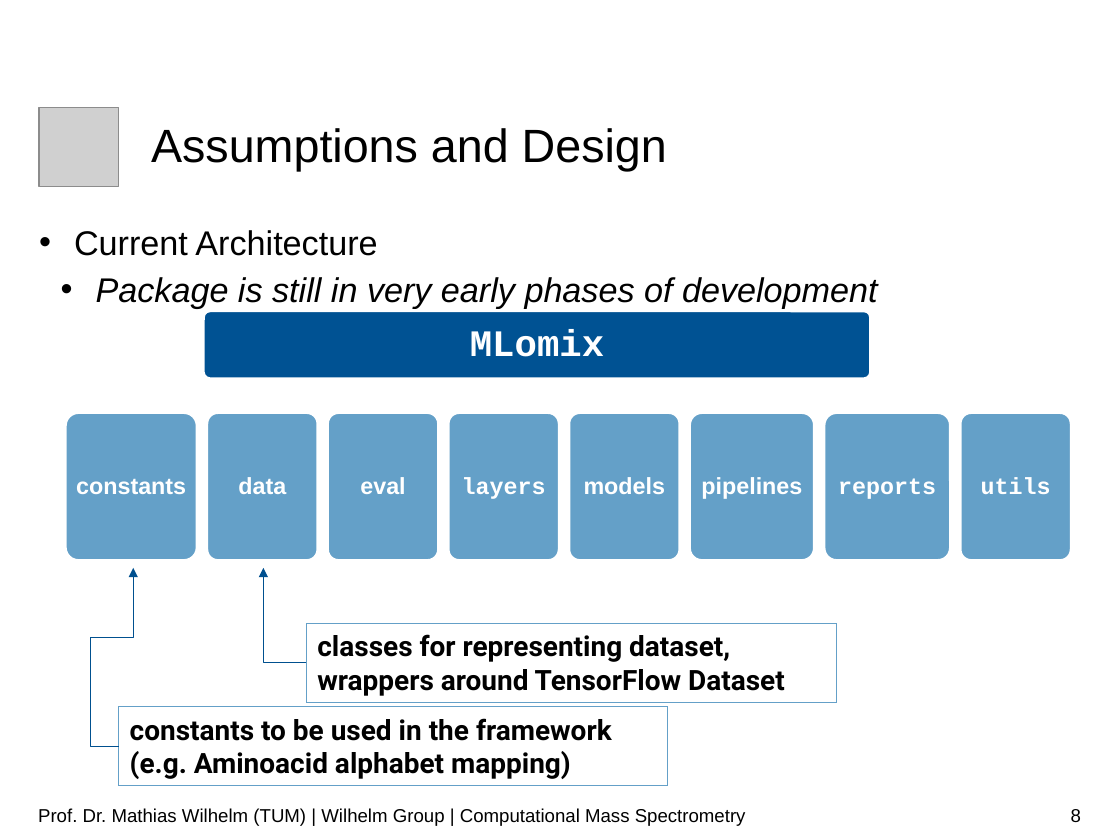
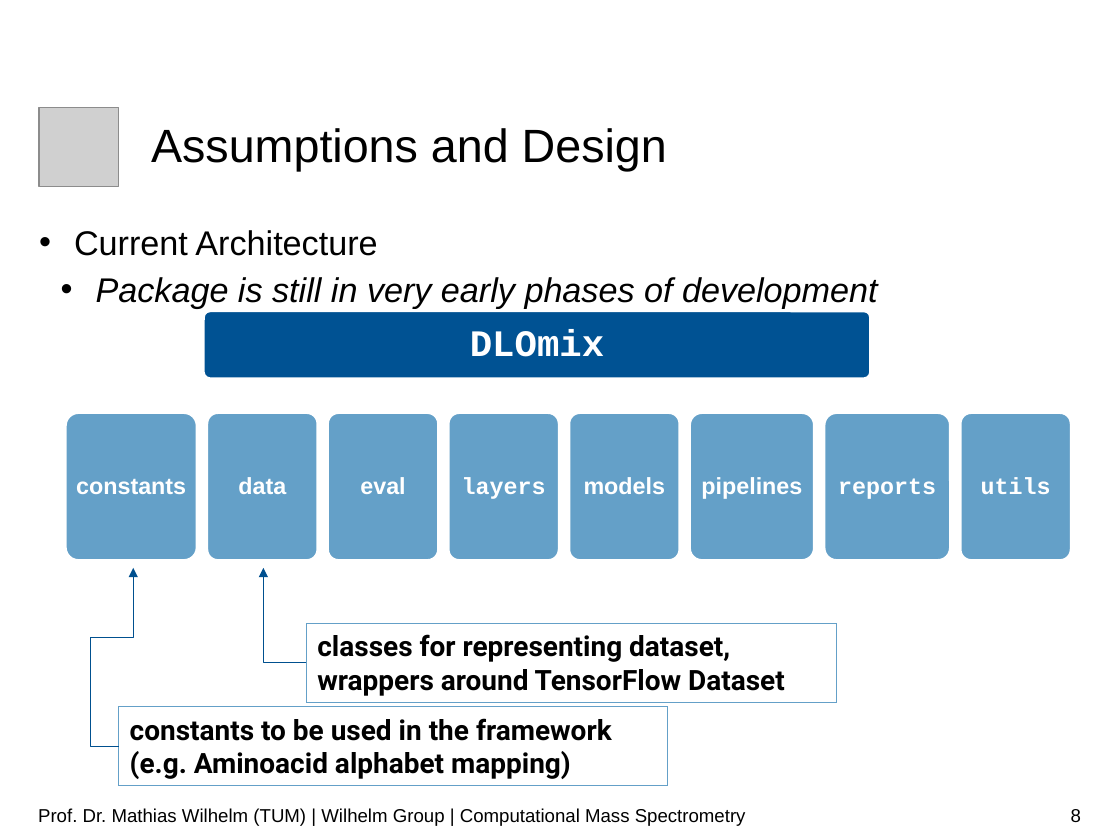
Before and after one commit to wilhelm-lab/dlomix-resources, a slide deck: slide 8 of 01_Intro_Slides_SummerSchool_Sep21.pptx. Drawn at 1120x840 pixels with LibreOffice and Linux fonts; fonts in the diff are those of the drawing; grey boxes stand for pictures; background and template pictures are left out. Boxes give left, top, right and bottom in pixels: in the first picture for what was removed or moved away, otherwise in the second. Text is boxed around its words. In the diff, an @@ line names an element or a change of style, - is before the commit and + after.

```diff
--- a/01_Intro_Slides_SummerSchool_Sep21.pptx
+++ b/01_Intro_Slides_SummerSchool_Sep21.pptx
@@ text at (470,330,604,357): text changed @@
-MLomix
+DLOmix
```
Also in this commit, not shown: 3 other slides changed, 1 slide added.
